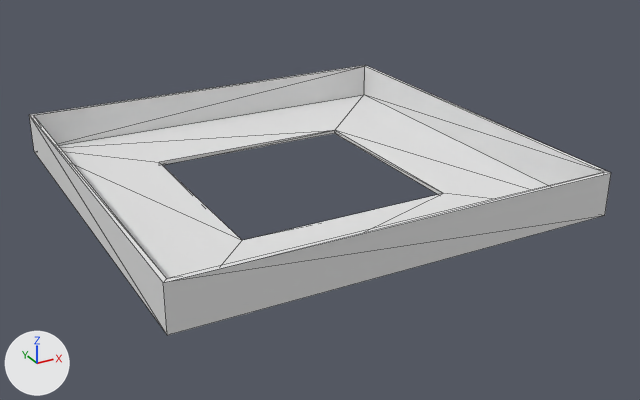
Two versions of the glTF model public/model/L2.glb, one commit apart.
Both versions are drawn from a camera (50 mm lens) standing at (-8.91, -17.42, 7.57) and looking at (0.34, -0.6, -0.83). Arrows for +X, +Y and +Z are at lower left; the lights stay in place. Mesh edges are drawn as thin lines. Where no turn or scale is listed for an object, it has been applied to the vertices.

The first picture shows 'L2'.
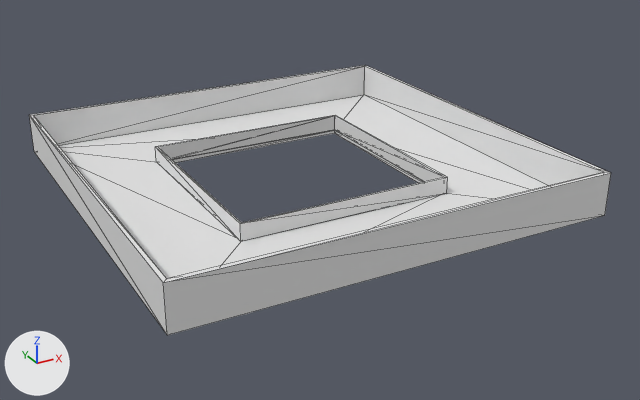
Pixel boxes (x1, y1, x2, y2) of what changed, in the pictures (640 x 400 px):
'rail.001', added
    after: (155, 115, 448, 242)

What changed in the scene script:
```text
Add me_rail:
    me_rail.from_pydata(...)  # 16 vertices, 32 faces; spans x -2.55..2.55, y -2.55..2.55, z -0.4..0.0
Add ob_rail_001:
    ob_rail_001 = bpy.data.objects.new('rail.001', me_rail)
    ob_rail_001.location = (0.0, 0.0, 0.0)
```
